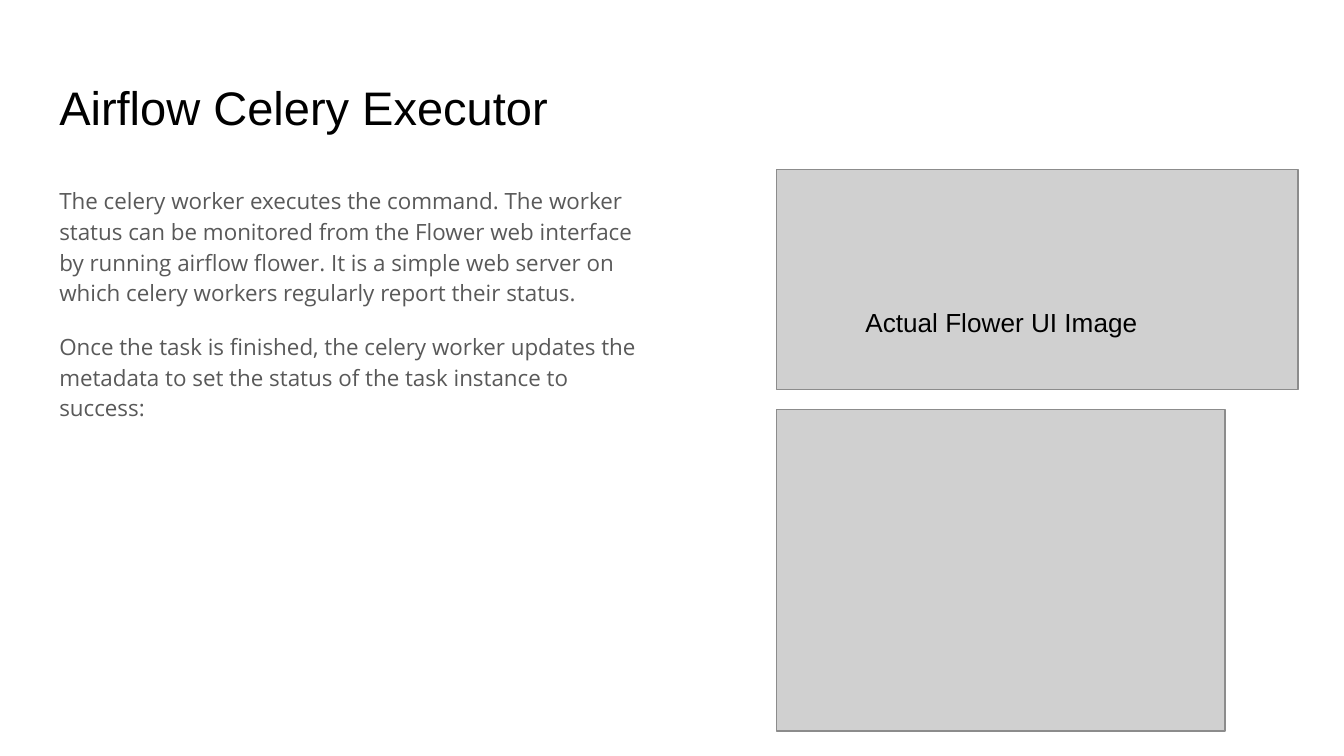
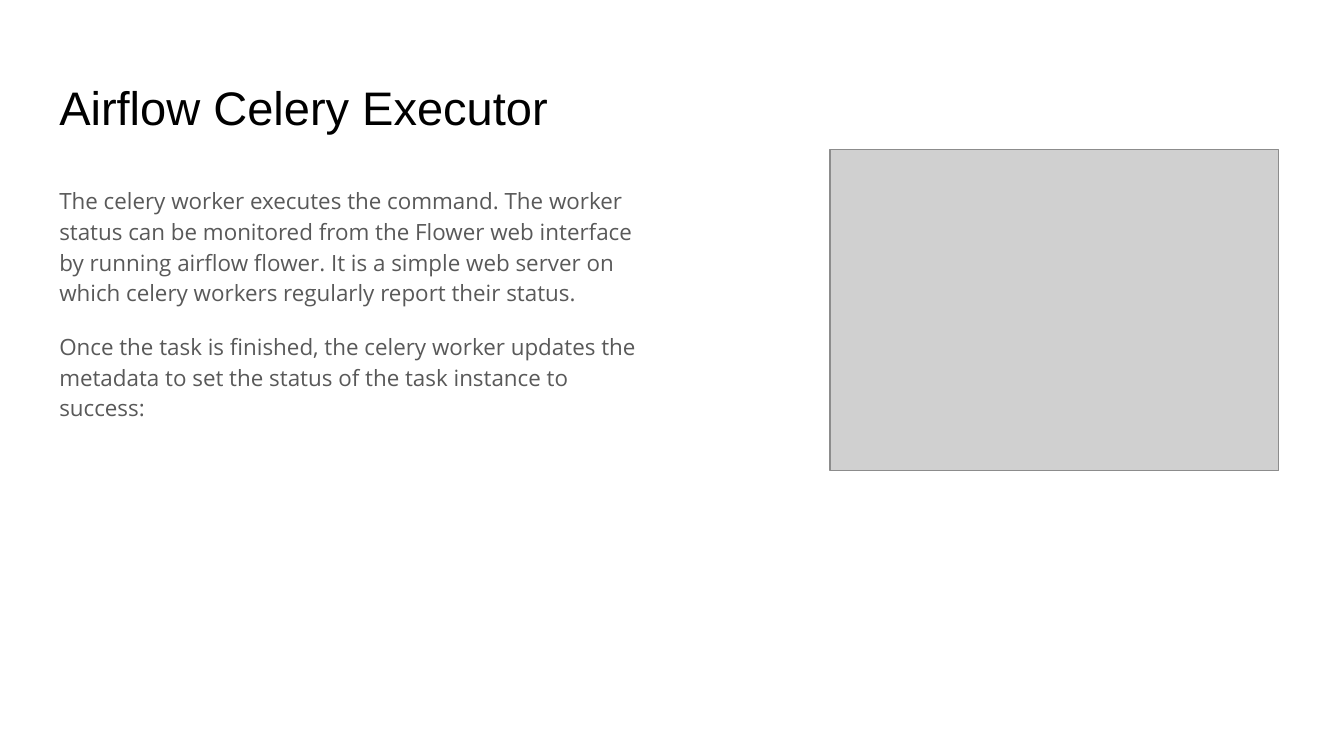
Before and after one commit to speedforcecompiler/stunning-goggles, a slide deck: slide 9 of Documents/AirflowSolution.pptx. Drawn at 1344x756 pixels with LibreOffice and Linux fonts; fonts in the diff are those of the drawing; grey boxes stand for pictures. Boxes give left, top, right and bottom in pixels: in the first picture for what was removed or moved away, otherwise in the second. Text is boxed around its words. In the diff, an @@ line names an element or a change of style, - is before the commit and + after.

Commit message:
Added Airflow PPT

```diff
--- a/Documents/AirflowSolution.pptx
+++ b/Documents/AirflowSolution.pptx
@@ picture: place and size @@
-picture at [777, 410, 1226, 731]
+picture at [831, 149, 1279, 470]
@@ picture removed at [777, 169, 1298, 390] @@
@@ text removed at [865, 313, 1137, 338] @@
-Actual Flower UI Image
```
Also in this commit, not shown: 6 other slides changed, 1 slide added, 2 other files.
